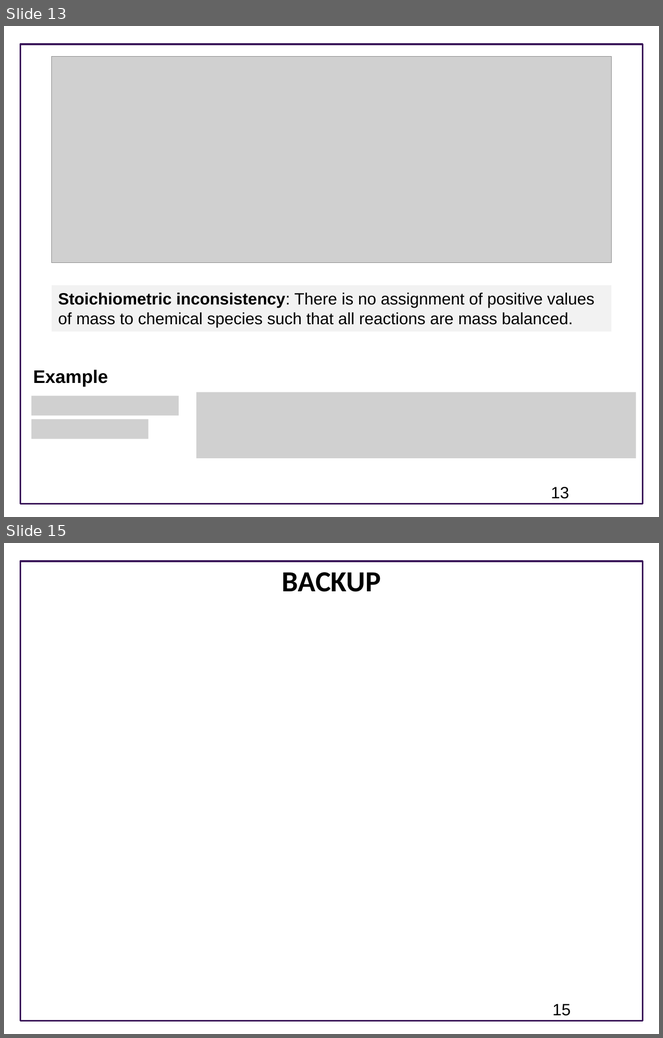
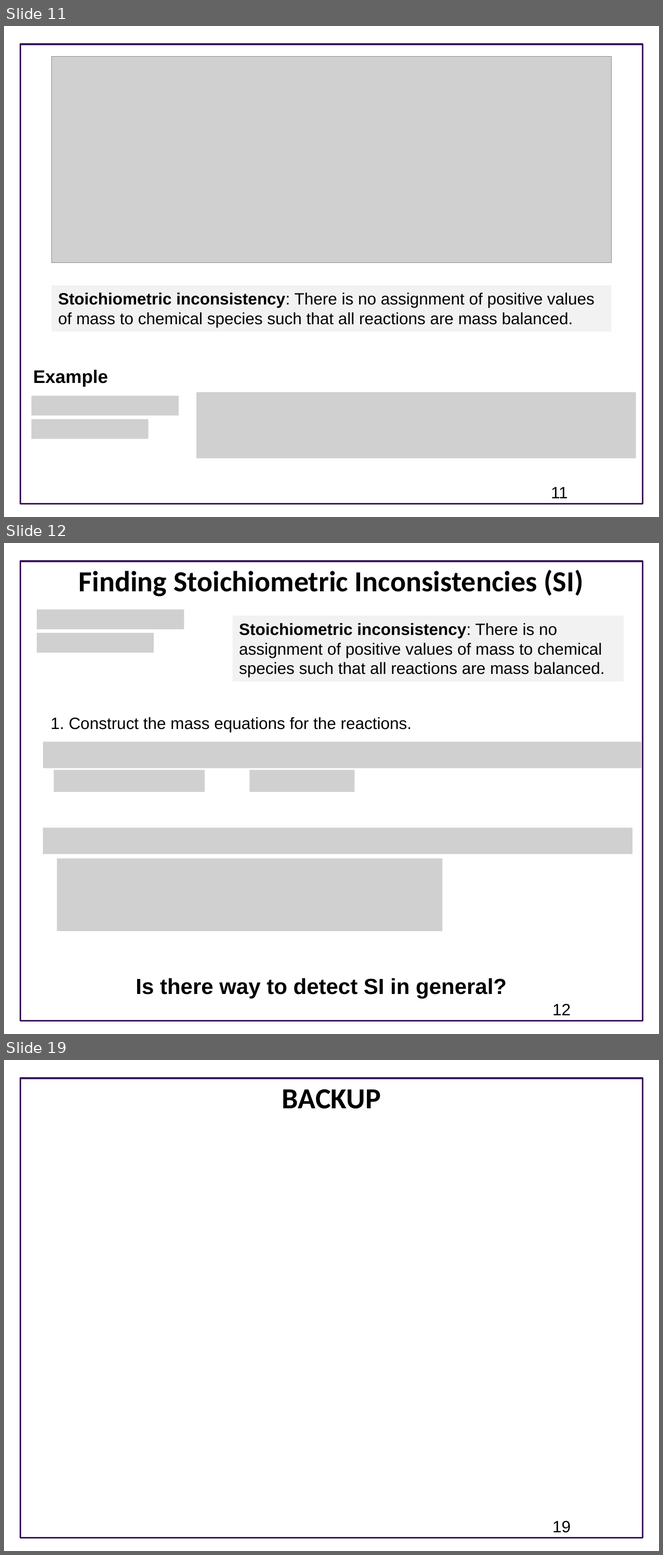
Before and after one commit to ModelEngineering/advancing-biomedical-models, a slide deck: lecture_15/15_static_testing.pptx. Shown one above the other, each under a label of ours: slides 13 and 15 before the commit, slides 11, 12 and 19 after it; the slides between them are not shown. The pictures are 663x1038 and 663x1555 pixels, drawn with LibreOffice and Linux fonts; fonts in the diff are those of the drawing; grey boxes stand for pictures; background and template pictures are left out. Boxes give left, top, right and bottom in pixels: in the first picture for what was removed or moved away, otherwise in the second. Text is boxed around its words. In the diff, an @@ line names an element or a change of style, - is before the commit and + after.

```diff
--- a/lecture_15/15_static_testing.pptx
+++ b/lecture_15/15_static_testing.pptx
@@ slide 12 added at <box>4,543,659,1034</box>, background #FFFFFF; not listed: 1 template element that a slide beside it also shows @@
@@ title added at <box>79,570,583,597</box>, 32 pt, text #000000, bold @@
+Finding Stoichiometric Inconsistencies (SI)
@@ picture added at <box>37,610,184,629</box> @@
@@ rectangle added at <box>233,616,624,682</box>, fill #F2F2F2, 18 pt, text #000000 @@
+Stoichiometric inconsistency: There is no assignment of positive values of mass to chemical species such that all reactions are mass balanced.
@@ picture added at <box>37,633,153,652</box> @@
@@ text added at <box>51,717,412,732</box>, 18 pt, text #000000 @@
+1. Construct the mass equations for the reactions.
@@ picture added at <box>44,742,642,768</box> @@
@@ picture added at <box>54,770,205,793</box> @@
@@ picture added at <box>249,770,354,793</box> @@
@@ picture added at <box>44,828,633,854</box> @@
@@ picture added at <box>57,859,443,931</box> @@
@@ text added at <box>136,978,507,999</box>, 24 pt, text #000000, bold @@
+Is there way to detect SI in general?
@@ page number added at <box>553,1004,571,1016</box>, 18 pt, text #000000 @@
+12
@@ what was slide 13 is now slide 11 @@
@@ page number at <box>551,487,568,499</box>: text changed @@
-13
+11
@@ what was slide 15 is now slide 19 @@
@@ page number at <box>553,1521,571,1533</box>: text changed @@
-15
+19
```
Also in this commit, not shown: 2 slides changed, 6 other slides added, 1 slide removed.
